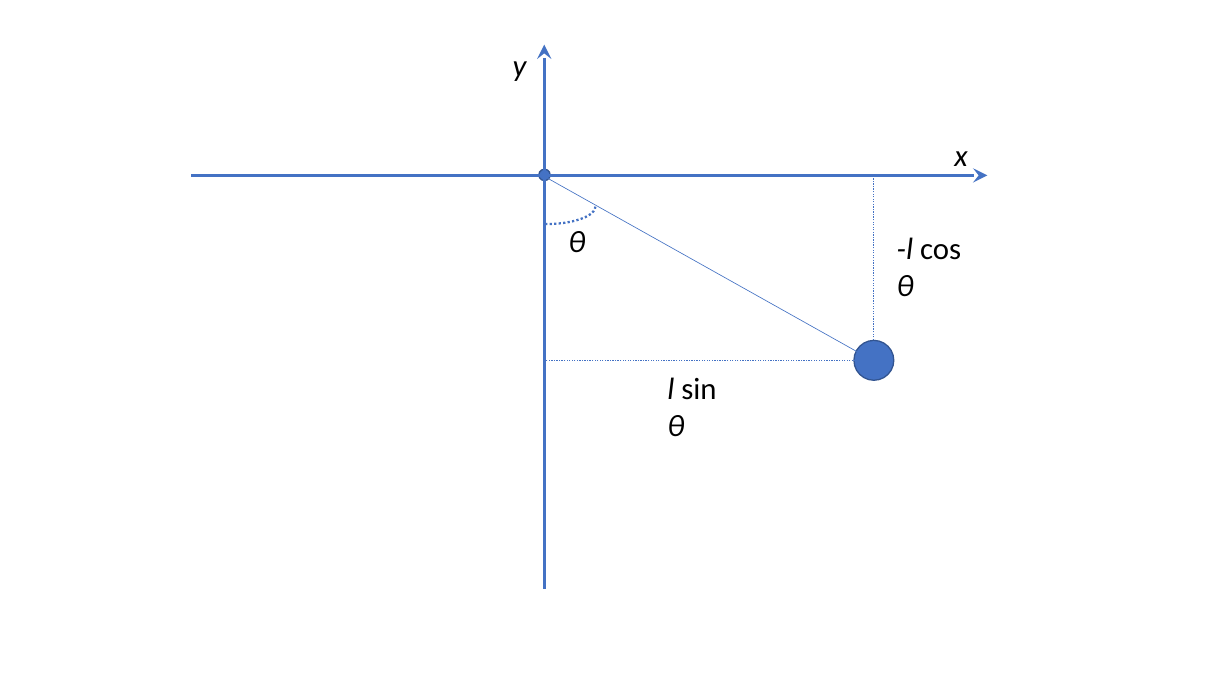
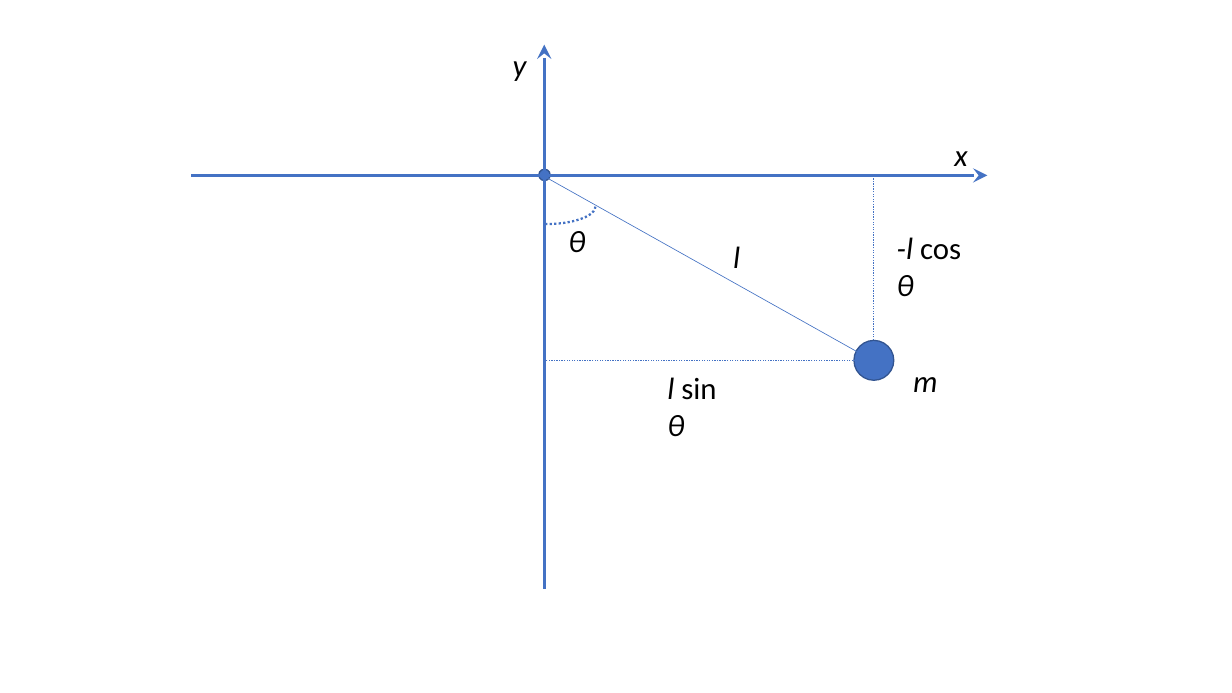
Before and after one commit to gjbex/Scientific-Python, a slide deck: slide 1 of source-code/sympy/img/pendulums.pptx. Drawn at 1232x693 pixels with LibreOffice and Linux fonts; fonts in the diff are those of the drawing. Boxes give left, top, right and bottom in pixels: in the first picture for what was removed or moved away, otherwise in the second. Text is boxed around its words. In the diff, an @@ line names an element or a change of style, - is before the commit and + after.

```diff
--- a/source-code/sympy/img/pendulums.pptx
+++ b/source-code/sympy/img/pendulums.pptx
@@ text added at [733,246,740,268], 24 pt, text #000000, italic @@
+l
@@ text added at [913,377,937,392], 24 pt, text #000000, italic @@
+m
```
Also in this commit, not shown: 1 slide added, 4 other files.
